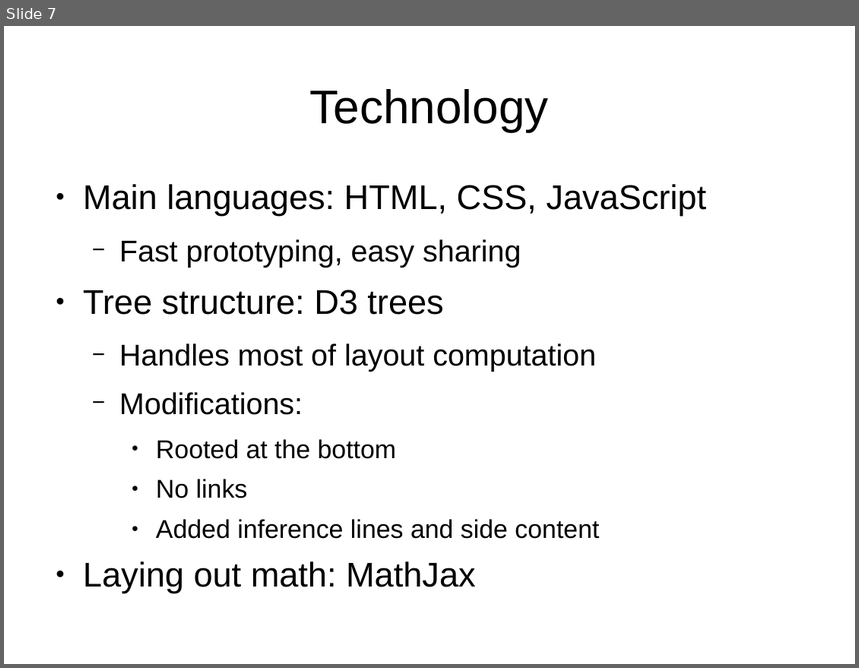
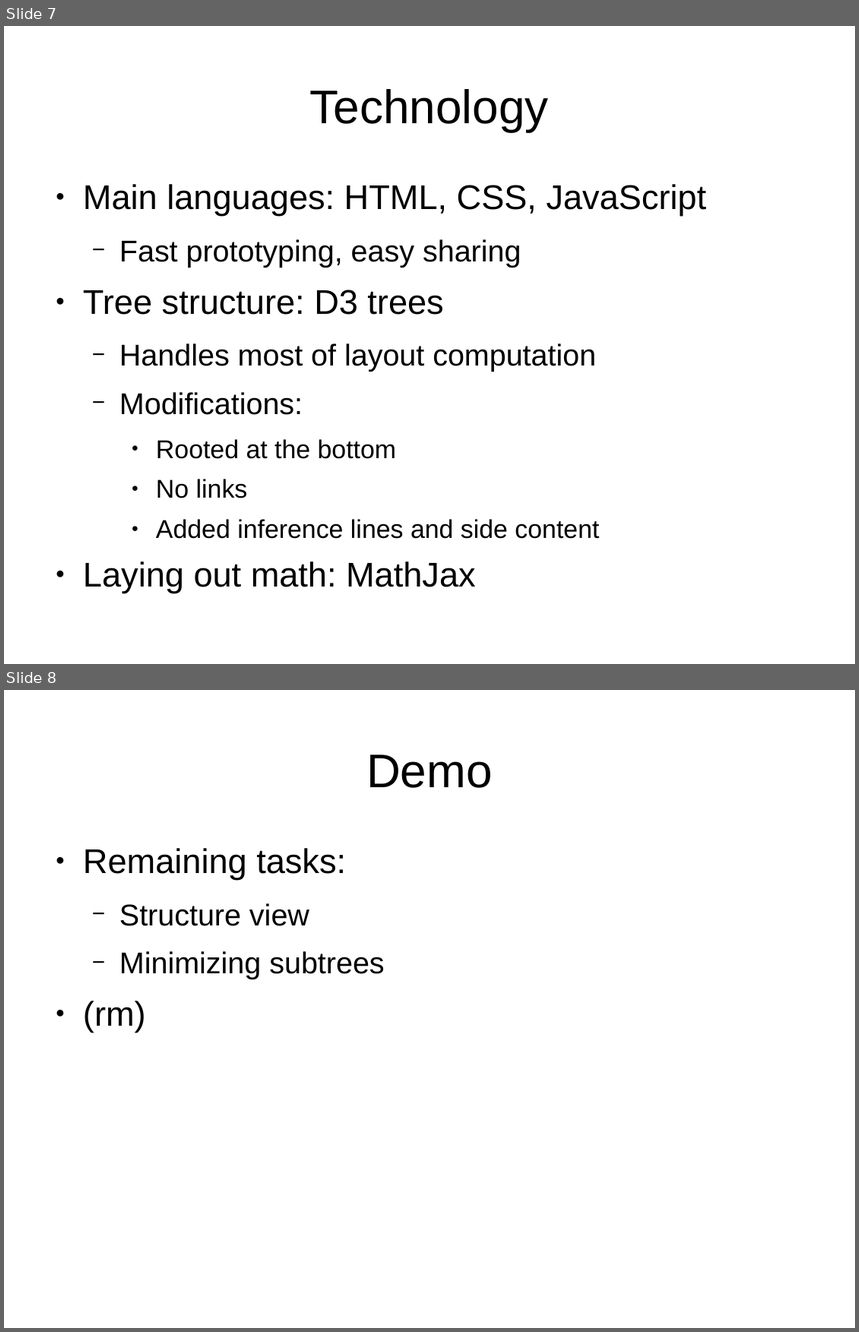
Before and after one commit to seachel/Treehehe, a slide deck: Presentation/VA_presentation.odp. Shown one above the other, each under a label of ours: slide 7 before the commit, slides 7 and 8 after it. The pictures are 859x668 and 859x1332 pixels, drawn with LibreOffice and Linux fonts; fonts in the diff are those of the drawing. Boxes give left, top, right and bottom in pixels: in the first picture for what was removed or moved away, otherwise in the second. Text is boxed around its words. In the diff, an @@ line names an element or a change of style, - is before the commit and + after.

Commit message:
Work on presentation: application domain, user tasks, and InfoVis elements

```diff
--- a/Presentation/VA_presentation.odp
+++ b/Presentation/VA_presentation.odp
@@ slide 8 added at <box>4,690,855,1328</box>, background #FFFFFF @@
@@ title added at <box>367,755,493,788</box>, 44 pt, text #000000 @@
+Demo
@@ text added at <box>83,848,384,1033</box>, 28 pt, text #000000 @@
+● Remaining tasks:
+  − Structure view
+  − Minimizing subtrees
+● (rm)
```
Also in this commit, not shown: 4 slides changed, 1 slide removed.
